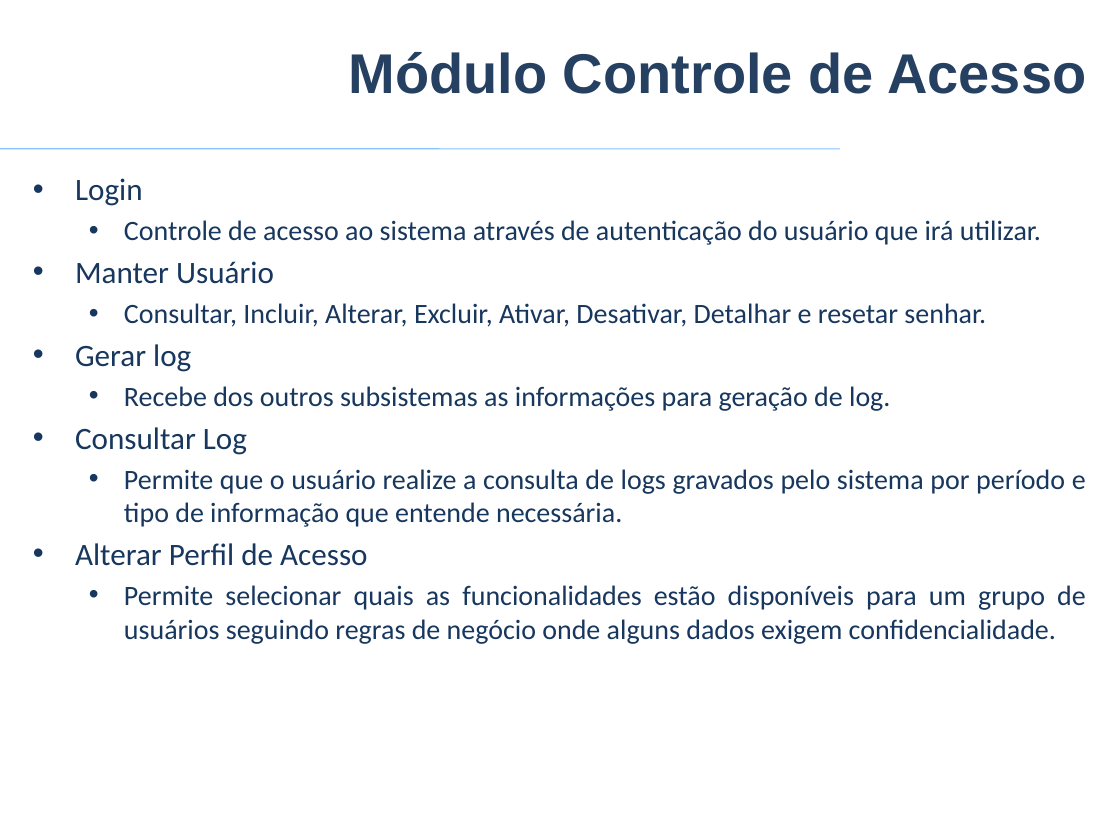
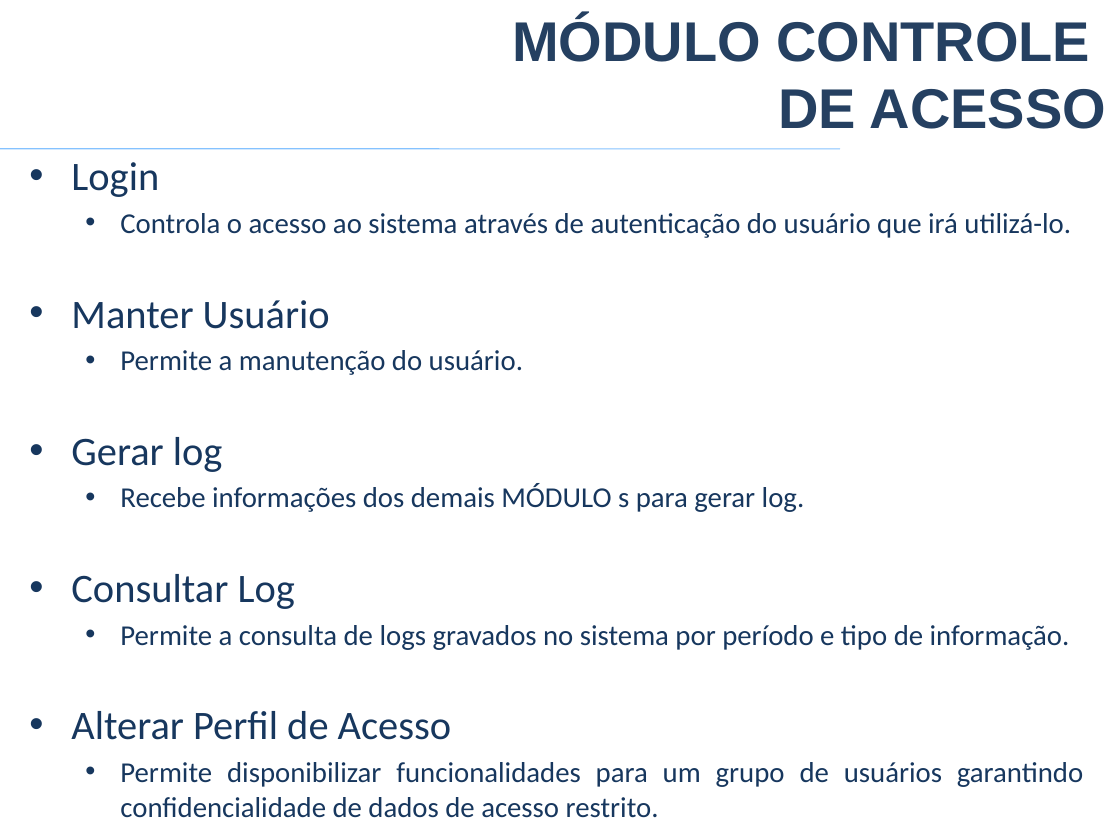
Before and after one commit to VagnerAlcantara/TCC, a slide deck: slide 15 of TCC/5º Encontro/2017-Apresentacao Psystem.pptx. Drawn at 1120x840 pixels with LibreOffice and Linux fonts; fonts in the diff are those of the drawing; background and template pictures are left out. Boxes give left, top, right and bottom in pixels: in the first picture for what was removed or moved away, otherwise in the second. Text is boxed around its words. In the diff, an @@ line names an element or a change of style, - is before the commit and + after.

```diff
--- a/TCC/5º Encontro/2017-Apresentacao Psystem.pptx
+++ b/TCC/5º Encontro/2017-Apresentacao Psystem.pptx
@@ title at (512, 17, 1106, 129): text changed @@
-Módulo Controle de Acesso
+MÓDULO CONTROLE
+DE ACESSO
@@ text "Login": place and size @@
-text "Login" at (75, 178, 1086, 644)
+text "Login" at (71, 162, 1083, 818)
@@ text at (71, 162, 452, 740): size 20 to 26 pt in "Login", "Manter Usuário", "Gerar log", "Consultar Log" and 1 more places; more space between paragraphs @@
@@ text at (120, 213, 1071, 238): text changed; size 18 to 18.5 pt @@
-  • Controle de acesso ao sistema através de autenticação do usuário que irá utilizar.
+  • Controla o acesso ao sistema através de autenticação do usuário que irá utilizá-lo.
@@ text at (120, 350, 523, 375): text changed; size 18 to 18.5 pt @@
-  • Consultar, Incluir, Alterar, Excluir, Ativar, Desativar, Detalhar e resetar senhar.
+  • Permite a manutenção do usuário.
@@ text at (120, 484, 805, 512): text changed; size 18 to 18.5 pt @@
-  • Recebe dos outros subsistemas as informações para geração de log.
+  • Recebe informações dos demais MÓDULO s para gerar log.
@@ text at (120, 625, 1070, 650): text changed; size 18 to 18.5 pt @@
-  • Permite que o usuário realize a consulta de logs gravados pelo sistema por período e tipo de informação que entende necessária.
+  • Permite a consulta de logs gravados no sistema por período e tipo de informação.
@@ text at (120, 762, 1083, 818): text changed; size 18 to 18.5 pt @@
-  • Permite selecionar quais as funcionalidades estão disponíveis para um grupo de usuários seguindo regras de negócio onde alguns dados exigem confidencialidade.
+  • Permite disponibilizar funcionalidades para um grupo de usuários garantindo confidencialidade de dados de acesso restrito.
```
Also in this commit, not shown: 37 other slides changed, 2 slides added, 1 slide removed.
